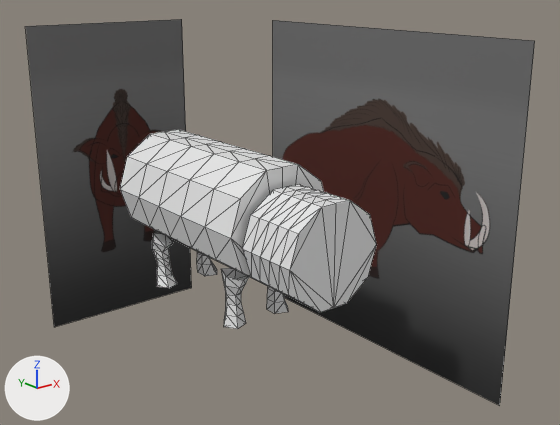
A saved change to the FBX model Assets/Game/Art/Characters/JabaliPetit/JabaliPetit_model.fbx.
One viewpoint serves both versions: a 50 mm lens placed at (-2.63, -3.88, 2.04), pointed at (0.3, -0.21, 0.57). The axes (+X, +Y, +Z) are drawn at lower left. The lights are the same throughout. Mesh edges are drawn as thin lines. Where no turn or scale is listed for an object, it has been applied to the vertices.
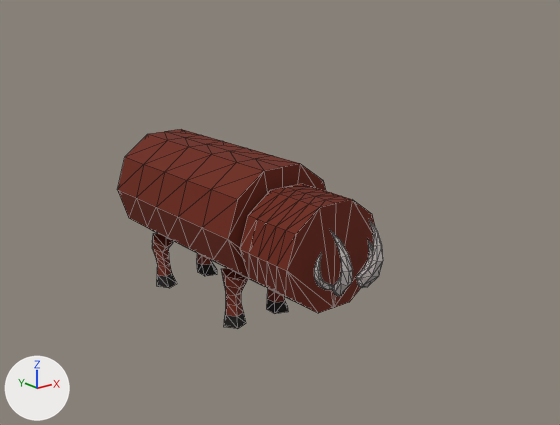
What the commit changed:
Material '01 - Default' (mat_01___default) is new.
Its base color is (0.149, 0.0118, 0.0) (brown #6c1c00).
Its roughness is 0.859.
Material '02 - Default' (mat_02___default) is new.
Its base color is (0.522, 0.475, 0.463) (light grey #bfb7b5).
Its roughness is 0.859.
Material '03 - Default' (mat_03___default) is new.
Its base color is (0.00392, 0.0, 0.0) (black #0d0000).
Its roughness is 0.859.
me_mesh_001 is used by ob_cylinder001; location (0.0, 0.0, 0.0).
me_mesh_001 had 264 vertices, 498 faces and spanned x -0.36..0.36, y -1.05..0.66, z 0.0..0.99.
me_mesh_001 now has 408 vertices, 770 faces and spans x -0.38..0.38, y -1.29..0.66, z 0.0..0.99.
me_mesh_001 part 1: a new loose piece of 36 vertices spanning x 0.07..0.14, y -1.29..-1.14, z 0.43..0.8, in mat_02___default (light grey #bfb7b5).
me_mesh_001 part 2: a new loose piece of 36 vertices spanning x 0.09..0.21, y -1.15..-1.1, z 0.46..0.68, in mat_02___default (light grey #bfb7b5).
me_mesh_001 part 3: a new loose piece of 36 vertices spanning x -0.14..-0.07, y -1.29..-1.14, z 0.43..0.8, in mat_02___default (light grey #bfb7b5).
me_mesh_001 part 4: a new loose piece of 36 vertices spanning x -0.21..-0.09, y -1.15..-1.1, z 0.46..0.68, in mat_02___default (light grey #bfb7b5).
Part 5, on me_mesh_001:
120 vertices are removed from x -0.36..0.36, y -1.05..0.66, z 0.3..0.99.
280 faces are deleted.
12 new vertices lie (0.13, 0.0, 0.0) away from vertices in x 0.0, y -0.61..0.66, z 0.31..0.99.
12 new vertices lie (0.11, 0.0, 0.0) away from vertices in x 0.0, y -1.05..-0.65, z 0.3..0.89.
12 new vertices lie (-0.13, 0.0, 0.0) away from vertices in x 0.0, y -0.61..0.66, z 0.31..0.99.
12 new vertices lie (-0.11, 0.0, 0.0) away from vertices in x 0.0, y -1.05..-0.65, z 0.3..0.89.
6 new vertices lie (0.18, 0.0, -0.13) away from vertices in x 0.13, y -0.61..0.66, z 0.99.
6 new vertices lie (0.07, 0.0, -0.21) away from vertices in x 0.31, y -0.61..0.66, z 0.86.
6 new vertices lie (-0.07, 0.0, -0.21) away from vertices in x 0.38, y -0.61..0.66, z 0.65.
6 new vertices lie (0.16, 0.0, -0.12) away from vertices in x 0.11, y -1.05..-0.65, z 0.89.
6 new vertices lie (0.06, 0.0, -0.18) away from vertices in x 0.27, y -1.05..-0.65, z 0.77.
6 new vertices lie (-0.06, 0.0, -0.18) away from vertices in x 0.33, y -1.05..-0.65, z 0.59.
6 new vertices lie (-0.18, 0.0, -0.13) away from vertices in x -0.13, y -0.61..0.66, z 0.99.
6 new vertices lie (-0.07, 0.0, -0.21) away from vertices in x -0.31, y -0.61..0.66, z 0.86.
6 new vertices lie (0.07, 0.0, -0.21) away from vertices in x -0.38, y -0.61..0.66, z 0.65.
6 new vertices lie (-0.16, 0.0, -0.12) away from vertices in x -0.11, y -1.05..-0.65, z 0.89.
6 new vertices lie (-0.06, 0.0, -0.18) away from vertices in x -0.27, y -1.05..-0.65, z 0.77.
6 new vertices lie (0.06, 0.0, -0.18) away from vertices in x -0.33, y -1.05..-0.65, z 0.59.
280 new faces join them, mat_01___default (brown #6c1c00).
me_mesh_001 part 6: 52 faces spanning x -0.25..0.25, y -0.42..0.53, z 0.0..0.07 switch from no material to mat_03___default (black #0d0000).
me_mesh_001 part 7: 166 faces spanning x -0.24..0.24, y -0.49..0.57, z 0.06..0.34 switch from no material to mat_01___default (brown #6c1c00).
me_mesh_001 now uses material mat_02___default (light grey #bfb7b5).
Object 'Plane001' (ob_plane001) is deleted.
Object 'Plane002' (ob_plane002) is deleted.

Where the change shows, as pixel boxes (x1, y1, x2, y2) in the pictures (560 x 425 px; the box of a moved part takes in the faces that stretch with it):
'Plane002', deleted
    before: (273, 20, 535, 405)
'Plane001', deleted
    before: (26, 19, 192, 327)
'Cylinder001', reshaped
    before: (120, 130, 376, 329)
    after: (117, 129, 383, 329)
part 1 of me_mesh_001, added
    after: (357, 220, 383, 288)
part 2 of me_mesh_001, added
    after: (356, 240, 373, 280)
part 3 of me_mesh_001, added
    after: (330, 230, 353, 296)
part 4 of me_mesh_001, added
    after: (314, 252, 333, 290)
part 5 of me_mesh_001, moved or reshaped
    before: (120, 130, 376, 312)
    after: (117, 129, 375, 313)
part 6 of me_mesh_001, recoloured (grey to black)
    both: (157, 261, 288, 329)
part 7 of me_mesh_001, recoloured (grey to brown)
    both: (152, 233, 285, 317)
